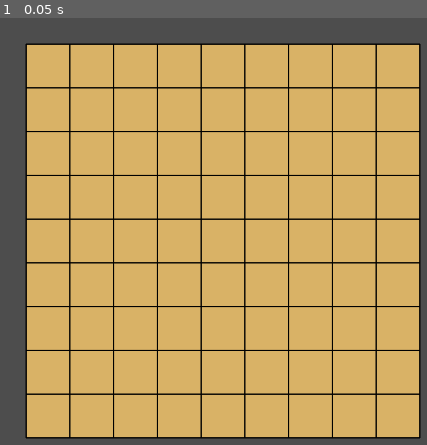
Above: before the commit, frame 1.
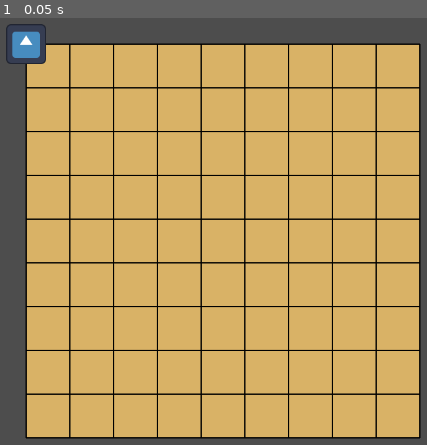
Above: after the commit, the same moment.

Repository: oruponu/project_ryoran
Game: Godot game, scene res://main.tscn
The game is run twice, just before and just after one commit, with the same random seed, the same clock (stepped at 60 frames per second) and the same inputs. The engine's default icon, where the game draws it, is replaced by a stand-in: a white triangle on a blue panel in a dark square.
Inputs:
- Up to frame 1 (0.05 s): no input

The runs differ from the first frame. In frame 1, 0.6% of the frame differs, in the area x 1-11%, y 1-11%.

Commit message:
駒をシーンに配置

Diff:
--- a/main.tscn
+++ b/main.tscn
@@ -1,8 +1,12 @@
-[gd_scene load_steps=2 format=3 uid="uid://btmhrda1vfqfd"]
+[gd_scene load_steps=3 format=3 uid="uid://btmhrda1vfqfd"]
 
 [ext_resource type="PackedScene" uid="uid://bpgabjuktqfs4" path="res://board.tscn" id="1_ig7tw"]
+[ext_resource type="PackedScene" uid="uid://cn67r6mghyu06" path="res://piece.tscn" id="2_0xm2m"]
 
 [node name="Main" type="Node2D"]
 
 [node name="Board" parent="." instance=ExtResource("1_ig7tw")]
 position = Vector2(325, 45)
+
+[node name="Piece" parent="Board" instance=ExtResource("2_0xm2m")]
+scale = Vector2(0.5, 0.5)
